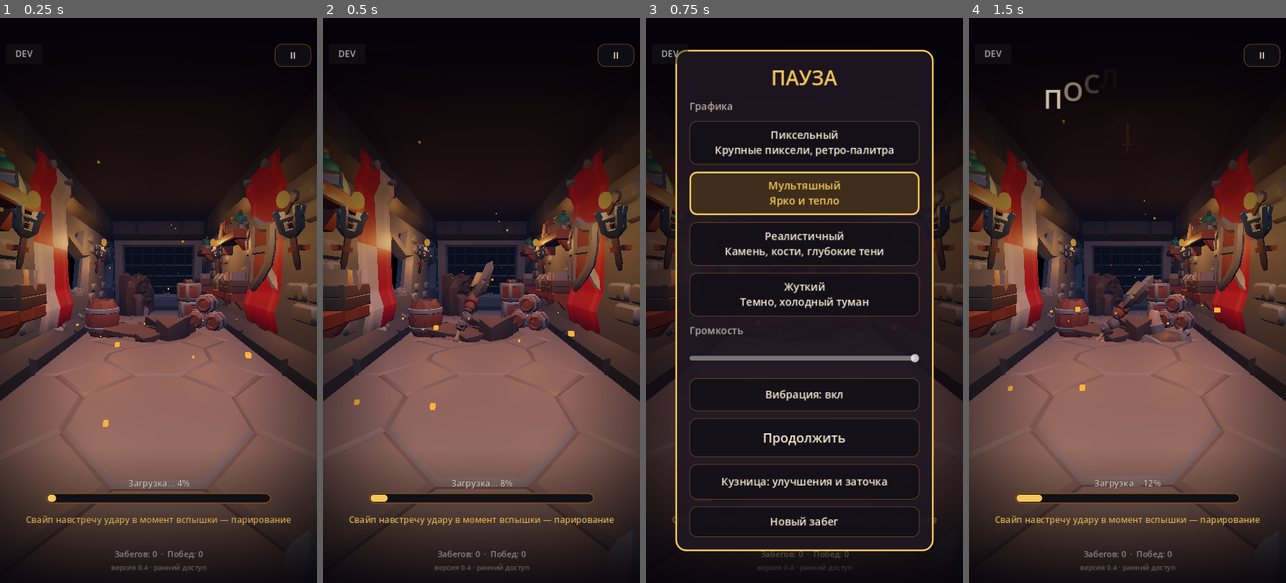
Above: before the commit, frames 1-4 (left to right).
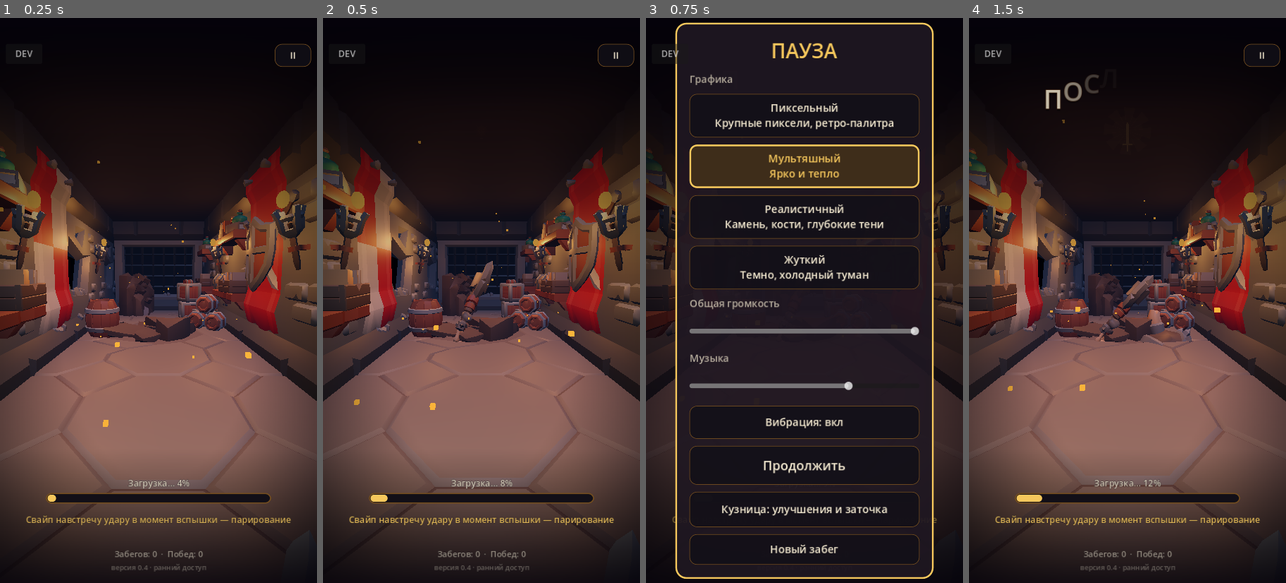
Above: after the commit, the same moments.

Repository: cTaPblu25rus/animated-octo-palm-treea
Game: Godot game, scene res://scenes/main.tscn
Same seed, same stepped clock (60 frames per second), same inputs: the game is played once before the commit and once after it.
Inputs:
- Up to frame 1 (0.25 s): no input
- Up to frame 2 (0.5 s): no input
- Up to frame 3 (0.75 s): click "II" at 0.5 s
- Up to frame 4 (1.5 s): click "Продолжить" at 1.25 s

Frames 1-2 are identical in both runs. In frame 3, 19% of the frame differs, in the area x 9-91%, y 0-100%; in frame 4, nothing differs.

Commit message:
Фоновая музыка: меню, подземелье, бой, босс
Четыре трека CC0 с OpenGameArt, плавная смена по состоянию игры,
приглушение под реплики, отдельная громкость музыки в настройках.

Co-Authored-By: Claude Fable 5.2 <noreply@anthropic.com>
Claude-Session: https://claude.ai/code/session_01SA6Q9mJ8VmKs5GTpeGUggh

Diff:
--- a/scripts/game.gd
+++ b/scripts/game.gd
@@ -18,6 +18,7 @@
 const PixelShader := preload("res://shaders/pixel.gdshader")
 const Voice := preload("res://scripts/voice.gd")
 const Title := preload("res://scripts/title.gd")
+const Music := preload("res://scripts/music.gd")
 const ITEMS_PATH := "res://data/items.json"
 const HERO_MODELS := "res://assets/kaykit/hero/"
 
@@ -99,6 +100,7 @@
 var settings_menu: CanvasLayer
 var meta_ui: CanvasLayer
 var voice: Node
+var music: Node
 var title: CanvasLayer
 var cut_total := CUT_TIME        # длина кат-сцены: подстраивается под озвучку
 var _title_boss: Enemy
@@ -160,6 +162,7 @@
 
 	if not autoplay:
 		Engine.time_scale = 1.0     # страховка: скорость не должна «застрять» между сценами
+	Music.ensure_bus()
 	Settings.load_once()
 	Settings.apply_volume()
 	for a in OS.get_cmdline_user_args():
@@ -169,6 +172,8 @@
 	sfx = Sfx.new()
 	voice = Voice.new()
 	add_child(voice)
+	music = Music.new()
+	add_child(music)
 	add_child(sfx)
 	_build_room()
 	_build_camera()
@@ -243,6 +248,7 @@
 func _process(delta: float) -> void:
 	_time += delta
 	_update_hitstop()
+	_update_music()
 	attack_cd = maxf(0.0, attack_cd - delta)
 	block_t = maxf(0.0, block_t - delta)
 	dodge_t = maxf(0.0, dodge_t - delta)
@@ -1025,6 +1031,22 @@
 	enemy.process_mode = Node.PROCESS_MODE_DISABLED
 
 
+## Музыка по состоянию игры: меню, подземелье, бой, босс; в кат-сцене и на итоге — тема меню.
+func _update_music() -> void:
+	var track := "dungeon"
+	match state:
+		"title", "victory", "cutscene":
+			track = "menu"
+		"defeat":
+			track = ""
+		"fight", "between", "loot":
+			track = "fight"
+	if state != "title" and room.get("kind", "") == "boss" and state in ["fight", "between", "walk"]:
+		track = "boss"
+	music.play(track)
+	music.duck(voice.subtitle != "")
+
+
 func _update_hitstop() -> void:
 	if _hitstop_until > 0 and Time.get_ticks_msec() >= _hitstop_until:
 		_hitstop_until = 0
--- /dev/null
+++ b/scripts/music.gd
@@ -0,0 +1,74 @@
+## Фоновая музыка с плавным переходом между треками. Два проигрывателя на шине «Music»:
+## один затихает, другой нарастает. Треки — assets/music/<имя>.ogg, зациклены.
+extends Node
+
+const DIR := "res://assets/music/"
+const FADE := 1.6
+const BUS := "Music"
+
+var current := ""
+var _a: AudioStreamPlayer
+var _b: AudioStreamPlayer
+var _active: AudioStreamPlayer
+var _duck := 1.0            # приглушение под озвучку
+var _duck_target := 1.0
+
+
+static func ensure_bus() -> void:
+	if AudioServer.get_bus_index(BUS) >= 0:
+		return
+	AudioServer.add_bus()
+	var i := AudioServer.bus_count - 1
+	AudioServer.set_bus_name(i, BUS)
+	AudioServer.set_bus_send(i, "Master")
+
+
+func _ready() -> void:
+	process_mode = Node.PROCESS_MODE_ALWAYS
+	ensure_bus()
+	_a = _make()
+	_b = _make()
+	_active = _a
+
+
+func _make() -> AudioStreamPlayer:
+	var pl := AudioStreamPlayer.new()
+	pl.bus = BUS
+	pl.volume_db = -60.0
+	add_child(pl)
+	return pl
+
+
+## Включить трек (пустая строка — тишина). Повторный вызов с тем же треком ничего не делает.
+func play(track: String) -> void:
+	if track == current:
+		return
+	current = track
+	_active = _b if _active == _a else _a
+	if track == "":
+		return
+	var path := DIR + track + ".ogg"
+	if not ResourceLoader.exists(path):
+		return
+	var stream: AudioStreamOggVorbis = load(path)
+	stream.loop = true
+	_active.stream = stream
+	_active.volume_db = -60.0
+	_active.play()
+
+
+## Приглушить музыку, пока звучит реплика.
+func duck(on: bool) -> void:
+	_duck_target = 0.35 if on else 1.0
+
+
+func _process(delta: float) -> void:
+	_duck = move_toward(_duck, _duck_target, delta * 2.0)
+	var step := delta / FADE
+	for pl: AudioStreamPlayer in [_a, _b]:
+		var lin := db_to_linear(pl.volume_db)
+		var target := _duck if (pl == _active and current != "") else 0.0
+		lin = move_toward(lin, target, step)
+		pl.volume_db = linear_to_db(maxf(lin, 0.001))
+		if pl != _active and lin <= 0.002 and pl.playing:
+			pl.stop()
--- a/scripts/settings.gd
+++ b/scripts/settings.gd
@@ -51,6 +51,7 @@
 
 static var style := "toon"
 static var volume := 1.0
+static var music := 0.7
 static var vibration := true
 static var _loaded := false
 
@@ -65,6 +66,7 @@
 	var s := str(cf.get_value("game", "style", style))
 	style = s if STYLES.has(s) else "toon"
 	volume = clampf(float(cf.get_value("game", "volume", volume)), 0.0, 1.0)
+	music = clampf(float(cf.get_value("game", "music", music)), 0.0, 1.0)
 	vibration = bool(cf.get_value("game", "vibration", vibration))
 
 
@@ -72,6 +74,7 @@
 	var cf := ConfigFile.new()
 	cf.set_value("game", "style", style)
 	cf.set_value("game", "volume", volume)
+	cf.set_value("game", "music", music)
 	cf.set_value("game", "vibration", vibration)
 	cf.save(PATH)
 
@@ -83,3 +86,7 @@
 static func apply_volume() -> void:
 	AudioServer.set_bus_volume_db(0, linear_to_db(maxf(volume, 0.0001)))
 	AudioServer.set_bus_mute(0, volume <= 0.0)
+	var mi := AudioServer.get_bus_index("Music")
+	if mi >= 0:
+		AudioServer.set_bus_volume_db(mi, linear_to_db(maxf(music * 0.8, 0.0001)))
+		AudioServer.set_bus_mute(mi, music <= 0.0)
--- a/scripts/settings_menu.gd
+++ b/scripts/settings_menu.gd
@@ -89,7 +89,7 @@
 		v.add_child(b)
 		_style_buttons[id] = b
 
-	v.add_child(_label("Громкость", 17, Color(PARCHMENT, 0.7), false))
+	v.add_child(_label("Общая громкость", 17, Color(PARCHMENT, 0.7), false))
 	_volume = HSlider.new()
 	_volume.min_value = 0.0
 	_volume.max_value = 1.0
@@ -100,6 +100,18 @@
 		Settings.volume = val
 		Settings.apply_volume())
 	v.add_child(_volume)
+
+	v.add_child(_label("Музыка", 17, Color(PARCHMENT, 0.7), false))
+	var music := HSlider.new()
+	music.min_value = 0.0
+	music.max_value = 1.0
+	music.step = 0.05
+	music.value = Settings.music
+	music.custom_minimum_size = Vector2(0, 44)
+	music.value_changed.connect(func(val: float) -> void:
+		Settings.music = val
+		Settings.apply_volume())
+	v.add_child(music)
 
 	_vibro = _button("", 56)
 	_vibro.pressed.connect(func() -> void:
--- a/scripts/sfx.gd
+++ b/scripts/sfx.gd
@@ -33,7 +33,7 @@
 	wav.loop_mode = AudioStreamWAV.LOOP_FORWARD
 	wav.loop_end = wav.data.size() / 2
 	amb.stream = wav
-	amb.volume_db = -14.0
+	amb.volume_db = -22.0      # фон тише: поверх играет музыка
 	add_child(amb)
 	amb.play()
 
Not shown, added: assets/music/LICENSE.txt
Not shown, added: assets/music/boss.ogg.import
Not shown, added: assets/music/dungeon.ogg.import
Not shown, added: assets/music/fight.ogg.import
Not shown, added: assets/music/menu.ogg.import
Not shown, changed: TASKS.md
Not shown, added: assets/music/boss.ogg
Not shown, added: assets/music/dungeon.ogg
Not shown, added: assets/music/fight.ogg
Not shown, added: assets/music/menu.ogg
Not shown, changed: docs/CREDITS.md
